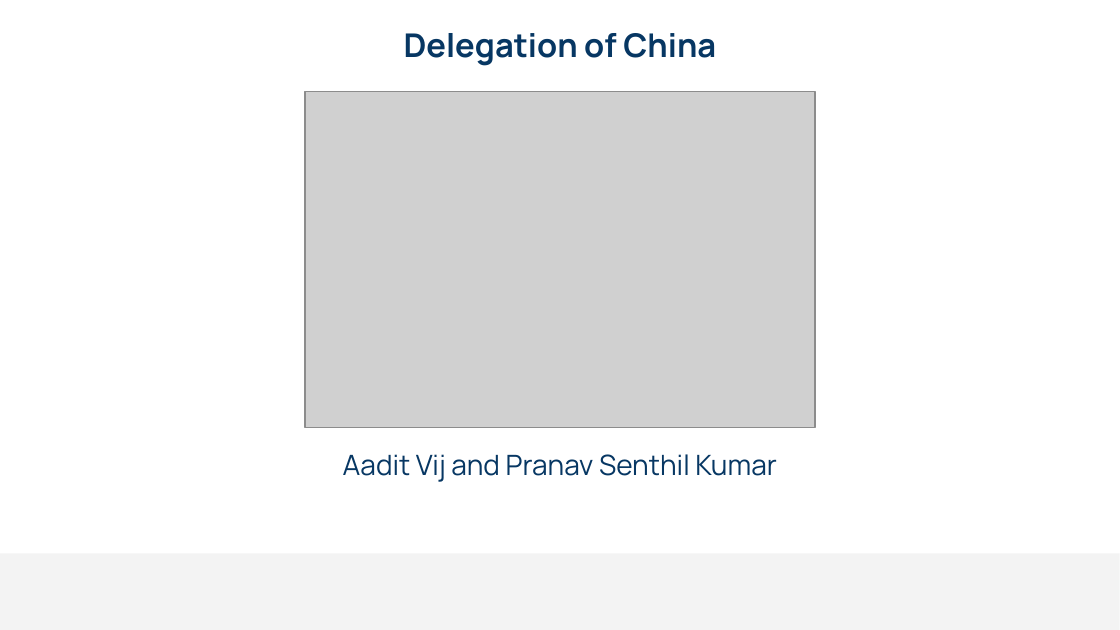
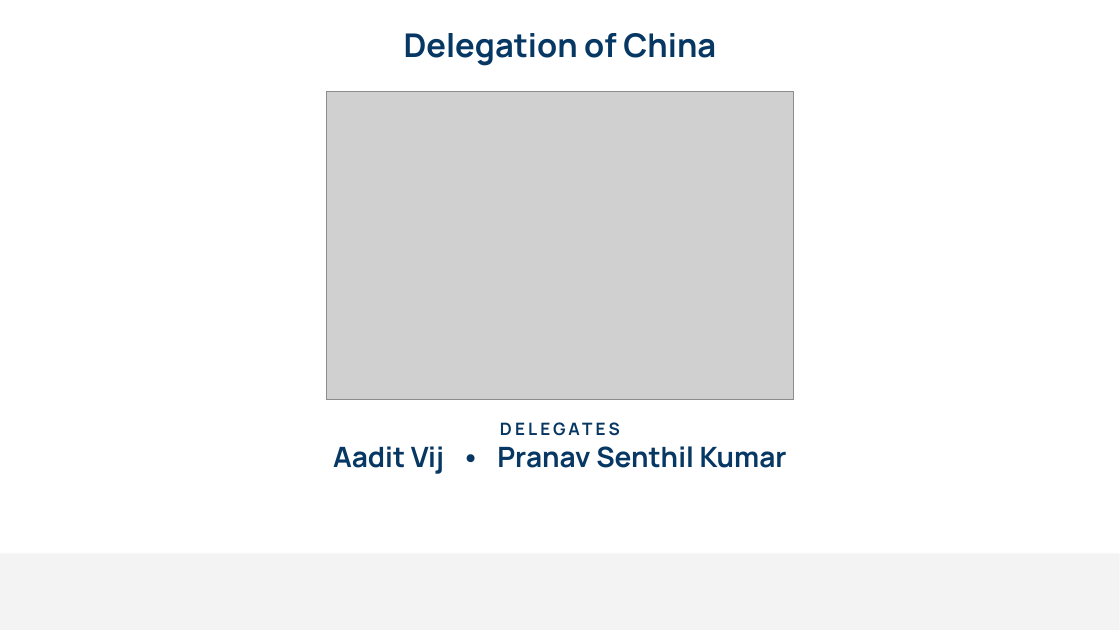
Before and after one commit to itzpranav101/rooted-sg, a slide deck: slide 8 of deliverables/RWCC 2026 - Student Conf (formatted).pptx (slide 7 before the commit). Drawn at 1120x630 pixels with LibreOffice and Linux fonts; fonts in the diff are those of the drawing; grey boxes stand for pictures; background and template pictures are left out. Boxes give left, top, right and bottom in pixels: in the first picture for what was removed or moved away, otherwise in the second. Text is boxed around its words. In the diff, an @@ line names an element or a change of style, - is before the commit and + after.

```diff
--- a/deliverables/RWCC 2026 - Student Conf (formatted).pptx
+++ b/deliverables/RWCC 2026 - Student Conf (formatted).pptx
@@ picture: place and size @@
-picture at [305,92,814,428]
+picture at [326,92,794,400]
@@ text at [333,446,787,474]: text changed; bold on @@
-Aadit Vij and Pranav Senthil Kumar
+DELEGATES
+Aadit Vij • Pranav Senthil Kumar
```
Also in this commit, not shown: 4 other slides changed, 1 slide added.
